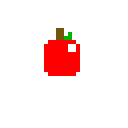
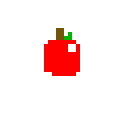
Revision of a layered w=128, h=128 image; what changed, layer by layer:
renamed "Pasted Layer #1" to "apple", painted on it over box(48, 72, 52, 76)
